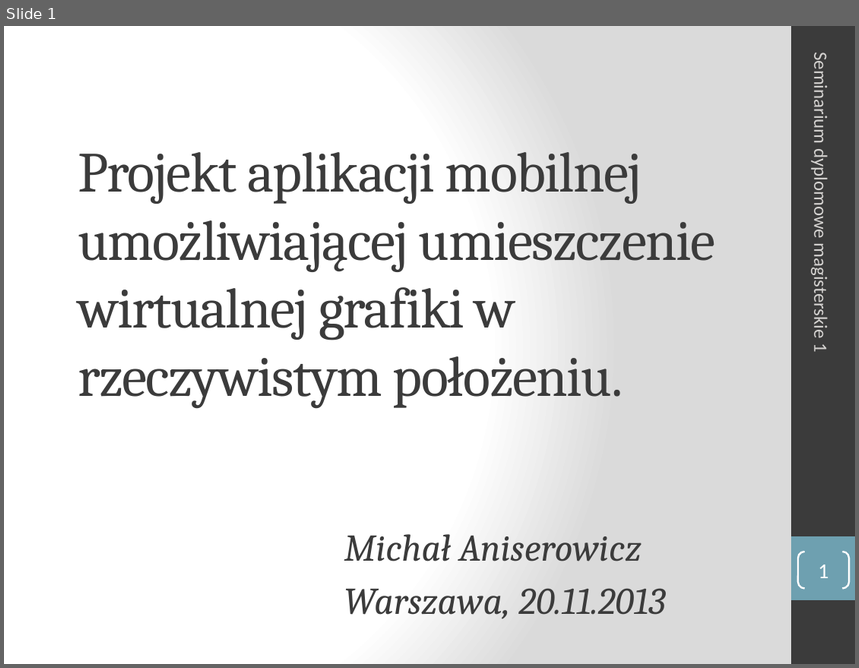
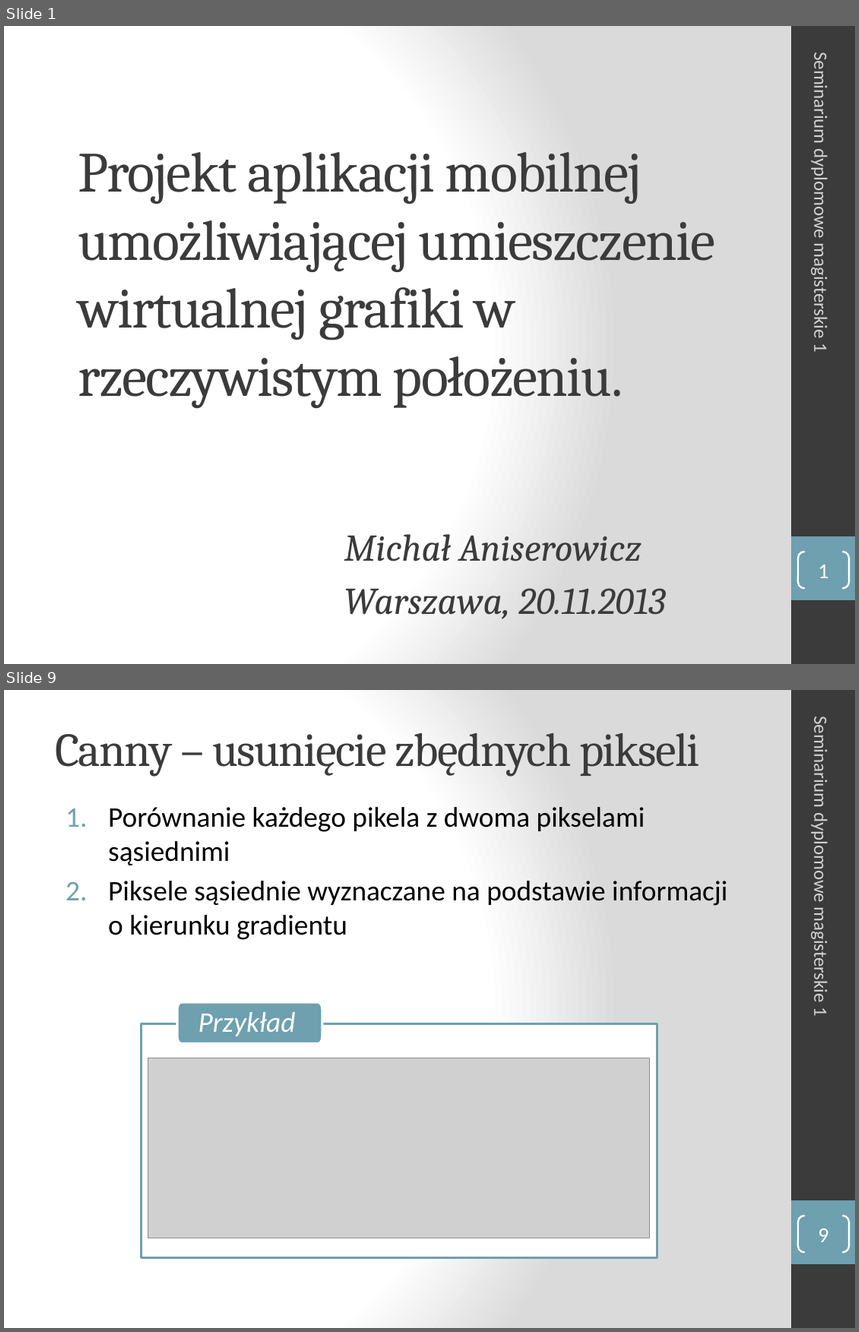
Before and after one commit to turekj/msc, a slide deck: Placeholder/seminar1/prezentacja/sdm1_Aniserowicz_Michal.pptx. Shown one above the other, each under a label of ours: slide 1 before the commit, slides 1 and 9 after it; the slides between them are not shown. The pictures are 859x668 and 859x1332 pixels, drawn with LibreOffice and Linux fonts; fonts in the diff are those of the drawing; grey boxes stand for pictures. Boxes give left, top, right and bottom in pixels: in the first picture for what was removed or moved away, otherwise in the second. Text is boxed around its words. In the diff, an @@ line names an element or a change of style, - is before the commit and + after.

Commit message:
Added Canny algorithm description to seminar presentation

```diff
--- a/Placeholder/seminar1/prezentacja/sdm1_Aniserowicz_Michal.pptx
+++ b/Placeholder/seminar1/prezentacja/sdm1_Aniserowicz_Michal.pptx
@@ slide 9 added at [4, 690, 855, 1328], background gradient #FFFFFF to #DADADA; not listed: 2 template elements that a slide beside it also shows @@
@@ title added at [55, 733, 699, 777], 40 pt, text #3B3B3B @@
+Canny – usunięcie zbędnych pikseli
@@ text added at [810, 725, 832, 1016], 16 pt, text #D4D2D0 @@
+Seminarium dyplomowe magisterskie 1
@@ text added at [108, 807, 728, 940], 24 pt, text #000000 @@
+1. Porównanie każdego pikela z dwoma pikselami sąsiednimi
+2. Piksele sąsiednie wyznaczane na podstawie informacji o kierunku gradientu
@@ freeform shape added at [177, 1002, 322, 1044], fill #6EA0B0, outline #FFFFFF 2 pt, 24 pt, text #FFFFFF, italic @@
+Przykład
@@ freeform shape added at [141, 1024, 657, 1258], fill #FFFFFF at 90% opacity, outline #6EA0B0 2 pt @@
@@ picture added at [148, 1059, 650, 1238] @@
@@ page number added at [798, 1216, 849, 1252], outline #FFFFFF 1.5 pt, 18 pt, text #FFFFFF @@
+9
```
Also in this commit, not shown: 3 slides changed, 9 other slides added, 3 slides removed, 14 other files.
